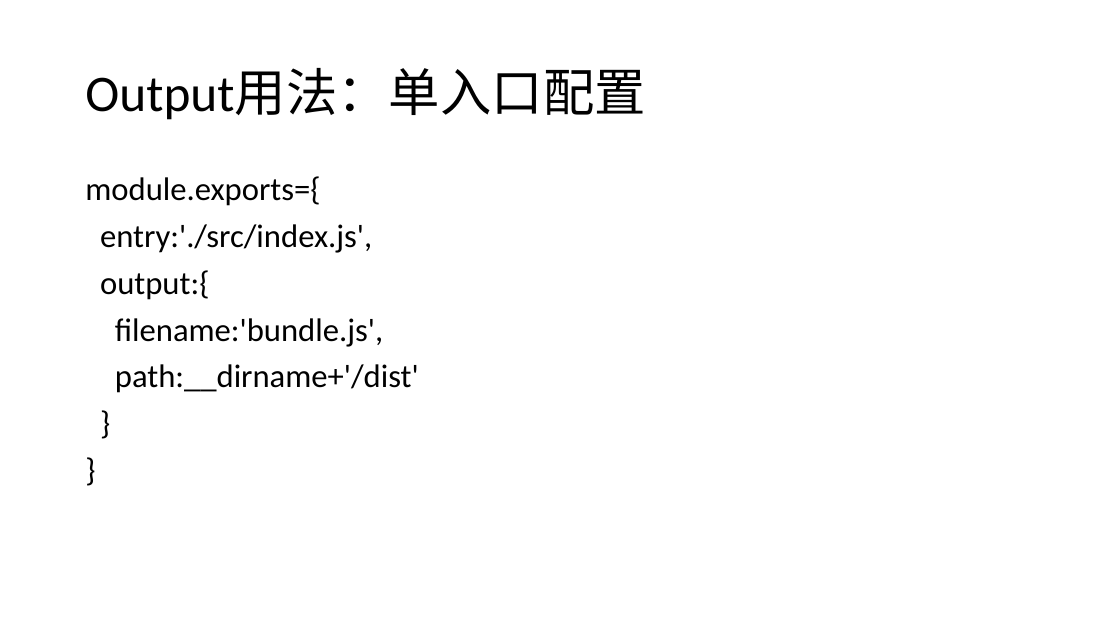
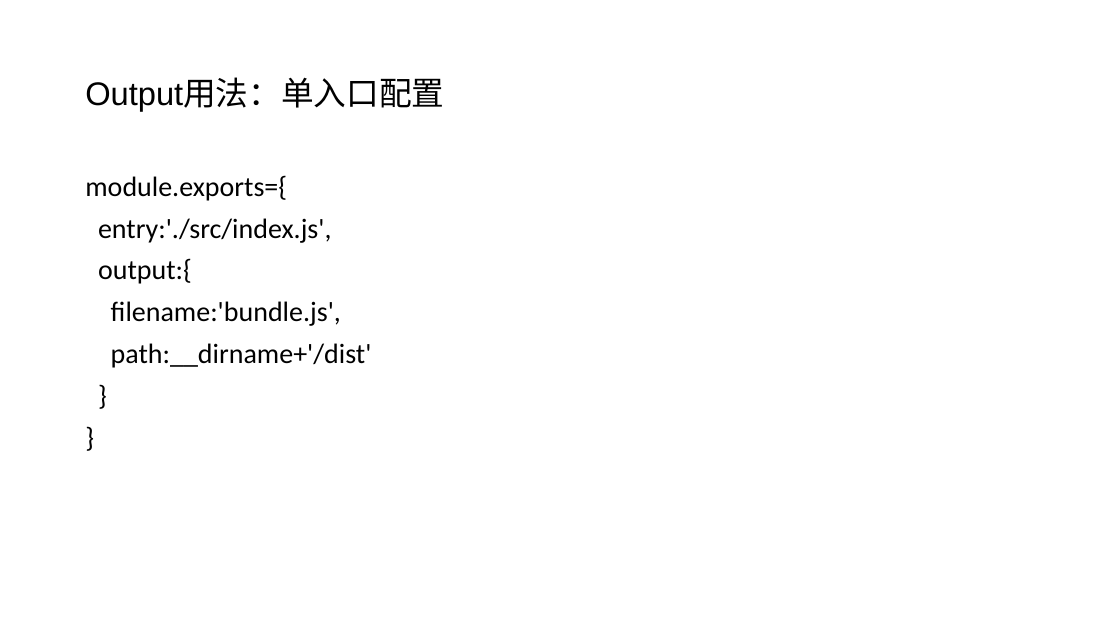
Before and after one commit to SmartWuJun/Demo, a slide deck: slide 5 of webpack.pptx. Drawn at 1120x630 pixels with LibreOffice and Linux fonts; fonts in the diff are those of the drawing. Boxes give left, top, right and bottom in pixels: in the first picture for what was removed or moved away, otherwise in the second. Text is boxed around its words. In the diff, an @@ line names an element or a change of style, - is before the commit and + after.

```diff
--- a/webpack.pptx
+++ b/webpack.pptx
@@ title "Output用法：单入口配置" at [85, 78, 444, 110]: size 44 to 28 pt, font Calibri to Arial @@
@@ text "module.exports={" at [85, 175, 372, 368]: size 28 to 24 pt @@
```
Also in this commit, not shown: 9 other slides changed, 6 slides added, 2 slides removed, 7 other files.
